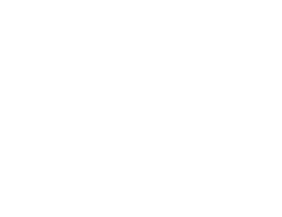
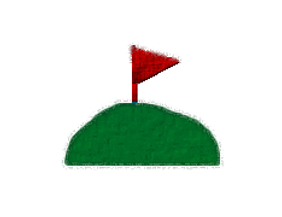
Comparing the layer stacks of the two 282×217 images. Changes:
showed "Eingefügte Ebene #14", painted on it over [59, 41, 225, 171]
